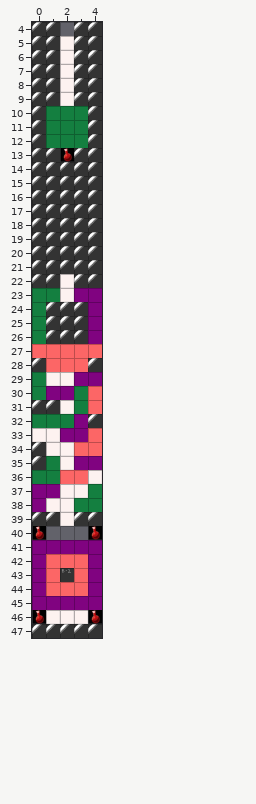
Tiled map, stored at Dri/Resources/tilemap/floor000.tmx. That is the earlier state.
Cells are 60x60 px. Shown: x 0..4, y 4..47.
Now the later version:
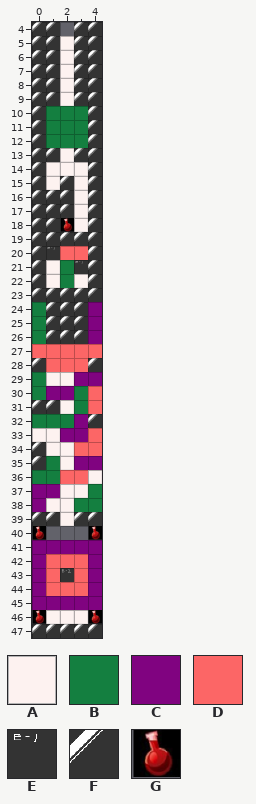
Key: from "floor1": A 1 "1000", B 2 "1001", C 3 "1002", D 4 "1003", E 5 "2000", F 7 "1999", G 8 "3000".
_ is an empty cell, . an unchanged one.
From old to new:
--- layer "main"
@@ x 1..3 @@
-13 .G.
-14 FFF
-15 F.F
-16 ..F
-17 ..F
-18 .FF
+13 .A.
+14 AAA
+15 A.A
+16 ..A
+17 ..A
+18 .GA
@@ x 0..4 @@
-20 .FFF.
-21 .FFF.
-22 .FAF.
-23 BBACC
+20 .EDD.
+21 .ABE.
+22 .ABA.
+23 FFFFF
